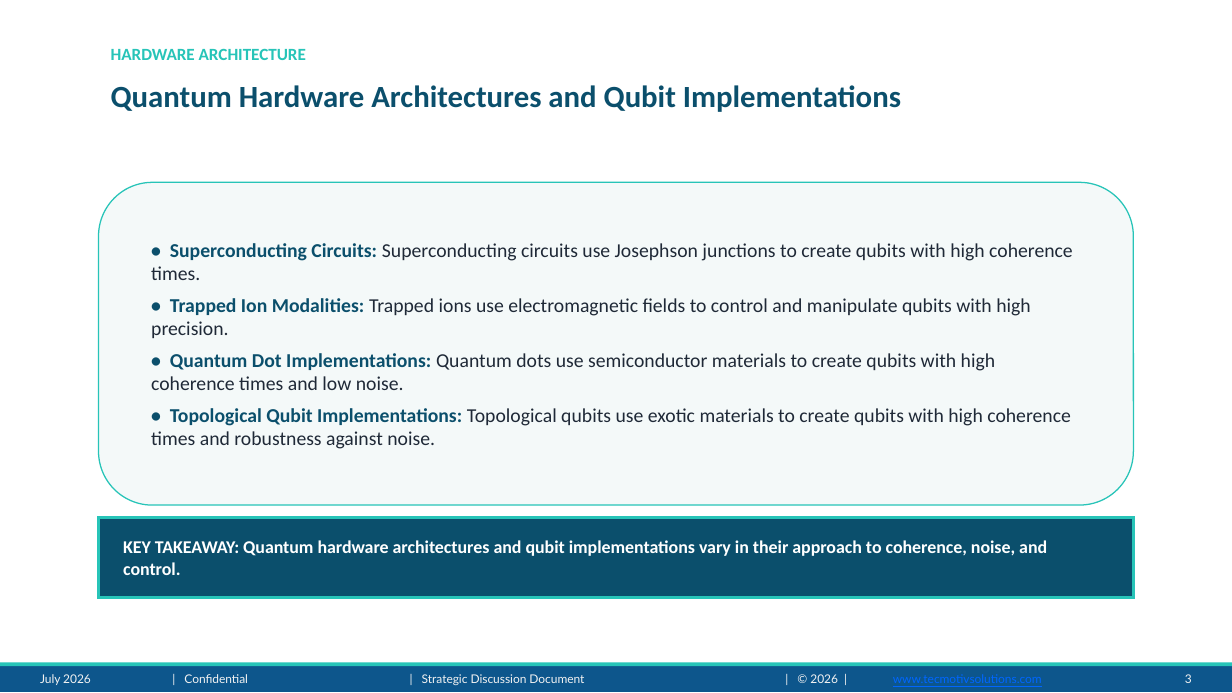
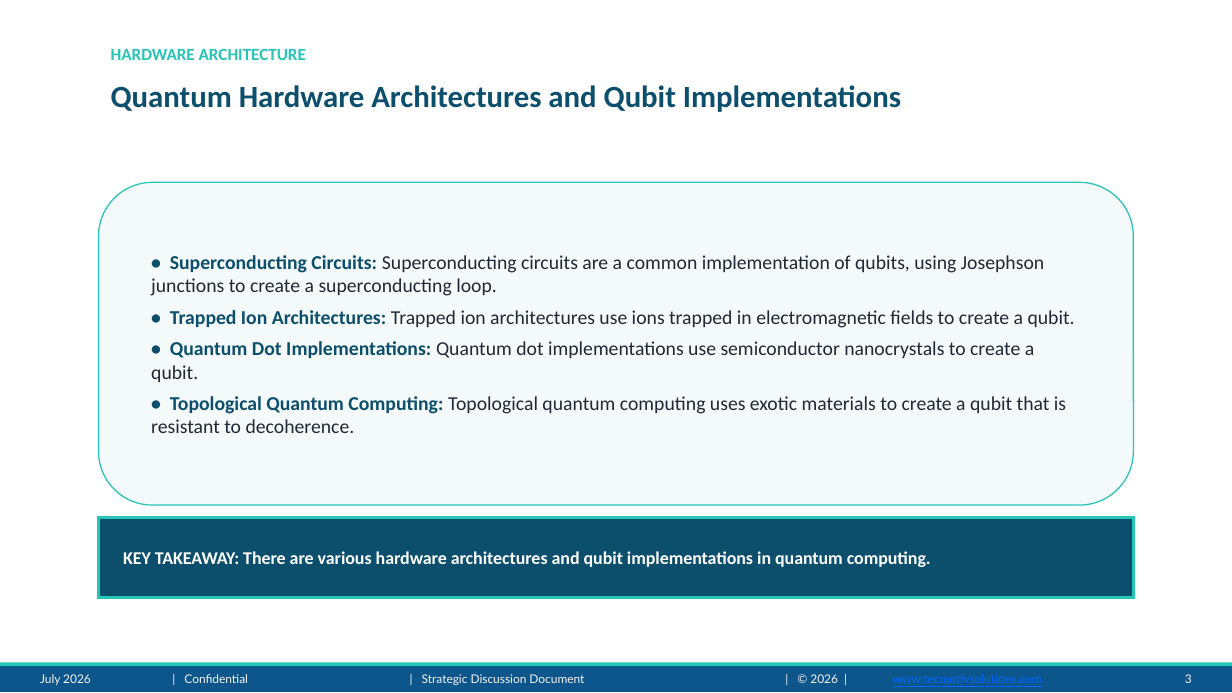
Before and after one commit to adityarana121/Presentation-Maker-agent, a slide deck: slide 3 of output/Quantum_Computing_presentation.pptx. Drawn at 1232x693 pixels with LibreOffice and Linux fonts; fonts in the diff are those of the drawing; background and template pictures are left out. Boxes give left, top, right and bottom in pixels: in the first picture for what was removed or moved away, otherwise in the second. Text is boxed around its words. In the diff, an @@ line names an element or a change of style, - is before the commit and + after.

```diff
--- a/output/Quantum_Computing_presentation.pptx
+++ b/output/Quantum_Computing_presentation.pptx
@@ text in rounded rectangle at box(151, 255, 1075, 433): text changed @@
-• Superconducting Circuits: Superconducting circuits use Josephson junctions to create qubits with high coherence times.
-• Trapped Ion Modalities: Trapped ions use electromagnetic fields to control and manipulate qubits with high precision.
-• Quantum Dot Implementations: Quantum dots use semiconductor materials to create qubits with high coherence times and low noise.
-• Topological Qubit Implementations: Topological qubits use exotic materials to create qubits with high coherence times and robustness against noise.
+• Superconducting Circuits: Superconducting circuits are a common implementation of qubits, using Josephson junctions to create a superconducting loop.
+• Trapped Ion Architectures: Trapped ion architectures use ions trapped in electromagnetic fields to create a qubit.
+• Quantum Dot Implementations: Quantum dot implementations use semiconductor nanocrystals to create a qubit.
+• Topological Quantum Computing: Topological quantum computing uses exotic materials to create a qubit that is resistant to decoherence.
@@ text in rectangle at box(123, 551, 931, 567): text changed @@
-KEY TAKEAWAY: Quantum hardware architectures and qubit implementations vary in their approach to coherence, noise, and control.
+KEY TAKEAWAY: There are various hardware architectures and qubit implementations in quantum computing.
```
Also in this commit, not shown: 7 other slides changed, 2 other files.
